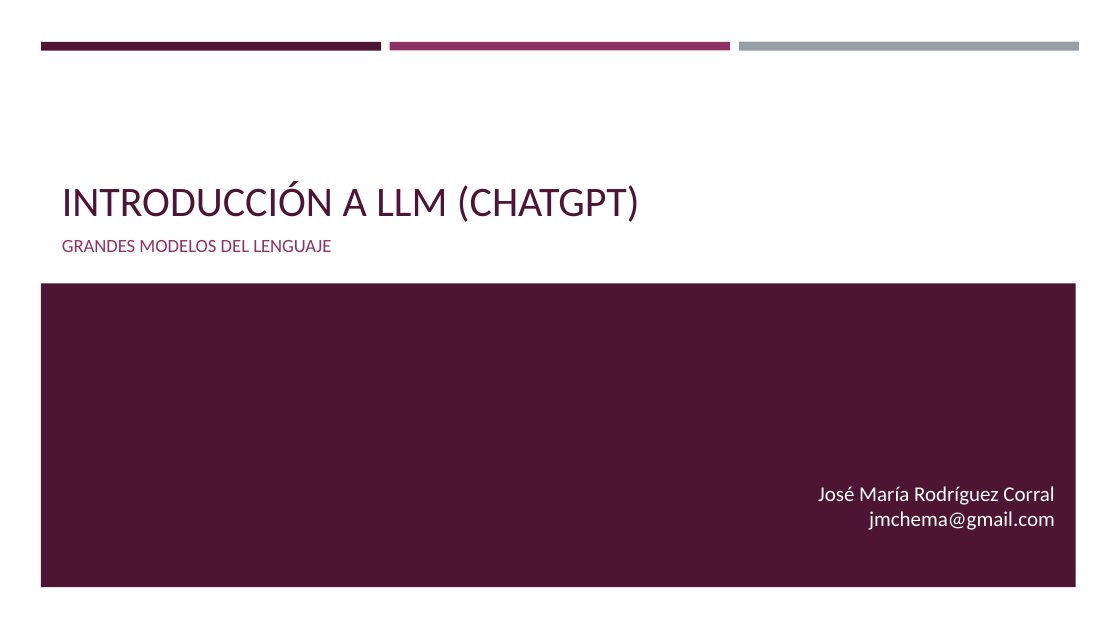
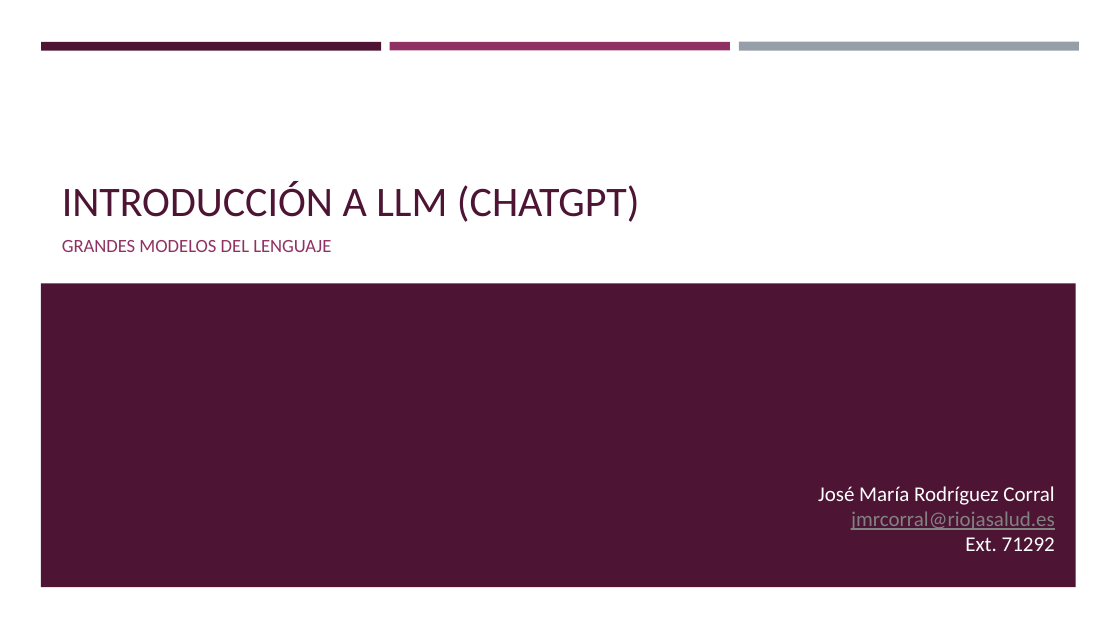
Before and after one commit to jmchema/curso_chatgpt, a slide deck: slide 1 of Introducción a chatgpt.pptx. Drawn at 1120x630 pixels with LibreOffice and Linux fonts; fonts in the diff are those of the drawing. Boxes give left, top, right and bottom in pixels: in the first picture for what was removed or moved away, otherwise in the second. Text is boxed around its words. In the diff, an @@ line names an element or a change of style, - is before the commit and + after.

```diff
--- a/Introducción a chatgpt.pptx
+++ b/Introducción a chatgpt.pptx
@@ text at (851,511,1055,551): text changed; text colour #FFFFFF to #828282 @@
-jmchema@gmail.com
+jmrcorral@riojasalud.es
+Ext. 71292
```
Also in this commit, not shown: 11 other slides changed, 1 slide added, 1 other file.
